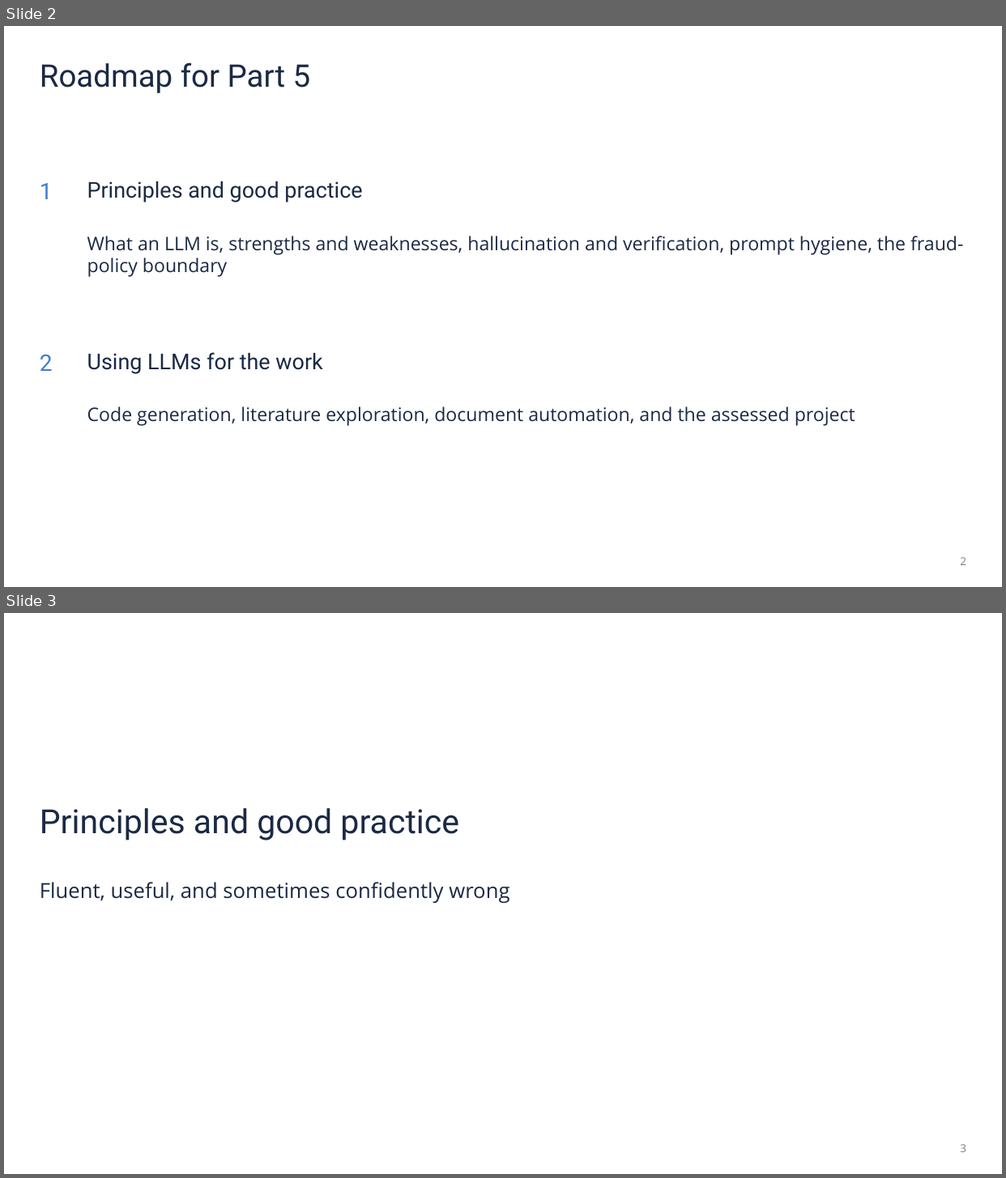
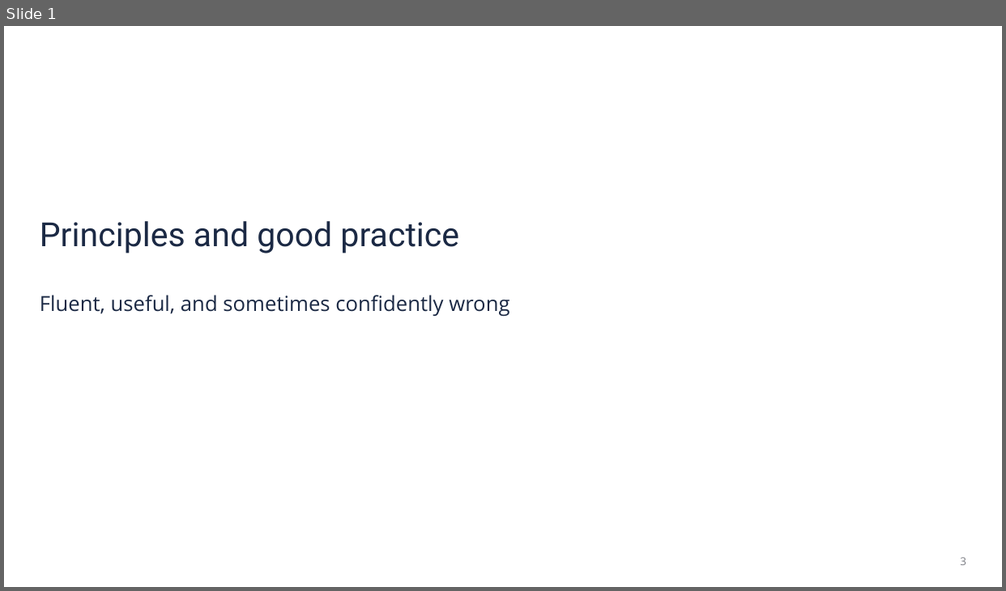
Before and after one commit to CompOmics/ML_AI_Analytical_Chemistry_Course, a slide deck: 05_LLM_Tools/slides/5_3_Part5_LLM_slides.pptx. Shown one above the other, each under a label of ours: slides 2 and 3 before the commit, slide 1 after it. The pictures are 1006x1178 and 1006x591 pixels, drawn with LibreOffice and Linux fonts; fonts in the diff are those of the drawing. Boxes give left, top, right and bottom in pixels: in the first picture for what was removed or moved away, otherwise in the second. Text is boxed around its words. In the diff, an @@ line names an element or a change of style, - is before the commit and + after.

```diff
--- a/05_LLM_Tools/slides/5_3_Part5_LLM_slides.pptx
+++ b/05_LLM_Tools/slides/5_3_Part5_LLM_slides.pptx
@@ slide 2 removed at [4,26,1002,587], background #FFFFFF @@
@@ text removed at [40,62,311,93] @@
-Roadmap for Part 5
@@ text removed at [40,183,53,199] @@
-1
@@ text removed at [87,181,362,203] @@
-Principles and good practice
@@ text removed at [87,236,963,277] @@
-What an LLM is, strengths and weaknesses, hallucination and verification, prompt hygiene, the fraud-policy boundary
@@ text removed at [40,354,53,371] @@
-2
@@ text removed at [87,352,322,374] @@
-Using LLMs for the work
@@ text removed at [87,407,855,426] @@
-Code generation, literature exploration, document automation, and the assessed project
@@ text removed at [960,557,966,565] @@
-2
@@ what was slide 3 is now slide 1 @@
```
Also in this commit, not shown: 1 slide changed, 3 other slides removed, 5 other files.
